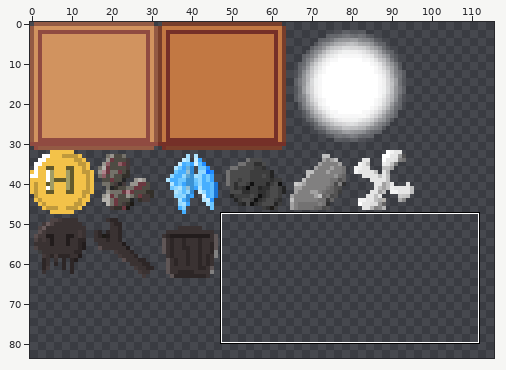
Sprite sheet: assets/ui.png. The picture above shows the old version from afar; the outline marks the close-up.
Close-up. Earlier state:
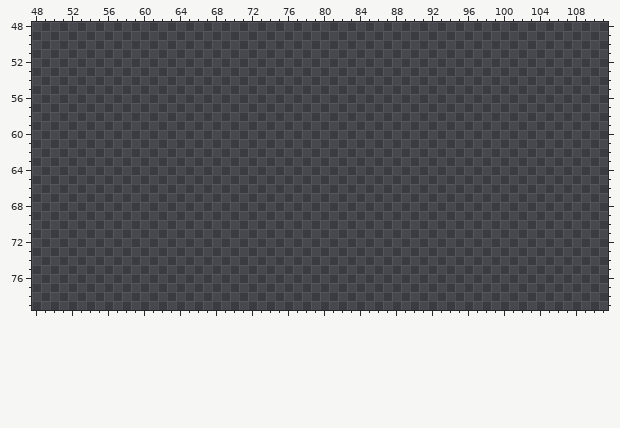
The file is 160x160 pixels. Pixels under 10% opacity are left out. Colours within 5 levels of each other are drawn and written as one. Shown: x 48..111, y 48..79. The wide view leaves out empty margins.
Now the later version:
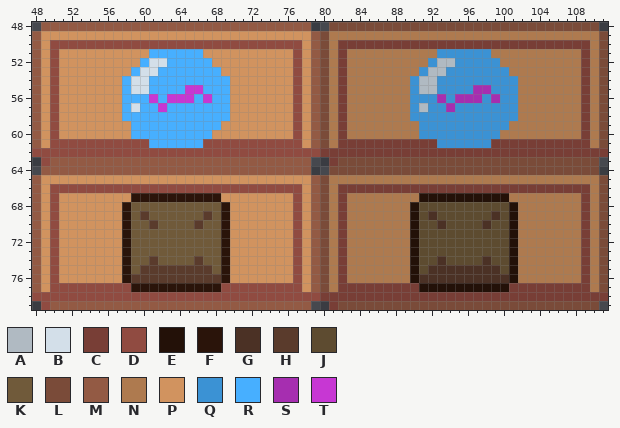
Palette (. is transparent): A #b0bac2  B #d3dfe9  C #783e36  D #904b41  E #231108  F #2a140a  G #4b3125  H #5a3b2c  J #5d4b30  K #705a3a  L #7a4b39  M #935a44  N #ae7a4f  P #d1935f  Q #3b92d4  R #47afff  S #a62eb0  T #c737d3
What changed:
Changed rows in their new state; - is an unchanged pixel.
first column x 48:
48 -MMMMMMMMMMMMMMMMMMMMMMMMMMMMMM--LLLLLLLLLLLLLLLLLLLLLLLLLLLLLL-
49 MPPPPPPPPPPPPPPPPPPPPPPPPPPPPPPMLNNNNNNNNNNNNNNNNNNNNNNNNNNNNNNL
50 MPDDDDDDDDDDDDDDDDDDDDDDDDDDDDPMLNCCCCCCCCCCCCCCCCCCCCCCCCCCCCNL
51 MPDPPPPPPPPPPRRRRRRPPPPPPPPPPDPMLNCNNNNNNNNNNQQQQQQNNNNNNNNNNCNL
52 MPDPPPPPPPPPRBBRRRRRPPPPPPPPPDPMLNCNNNNNNNNNQAAQQQQQNNNNNNNNNCNL
53 MPDPPPPPPPPRBBRRRRRRRPPPPPPPPDPMLNCNNNNNNNNQAAQQQQQQQNNNNNNNNCNL
54 MPDPPPPPPPRBBRRRRRRRRRPPPPPPPDPMLNCNNNNNNNQAAQQQQQQQQQNNNNNNNCNL
55 MPDPPPPPPPRBBRRRRTTRRRPPPPPPPDPMLNCNNNNNNNQAAQQQQSSQQQNNNNNNNCNL
56 MPDPPPPPPPRRRTRTTTRTRRPPPPPPPDPMLNCNNNNNNNQQQSQSSSQSQQNNNNNNNCNL
57 MPDPPPPPPPRBRRTRRRRRRRPPPPPPPDPMLNCNNNNNNNQAQQSQQQQQQQNNNNNNNCNL
58 MPDPPPPPPPRRRRRRRRRRRRPPPPPPPDPMLNCNNNNNNNQQQQQQQQQQQQNNNNNNNCNL
59 MPDPPPPPPPPRRRRRRRRRRPPPPPPPPDPMLNCNNNNNNNNQQQQQQQQQQNNNNNNNNCNL
60 MPDPPPPPPPPRRRRRRRRRPPPPPPPPPDPMLNCNNNNNNNNQQQQQQQQQNNNNNNNNNCNL
61 MPDDDDDDDDDDDRRRRRRDDDDDDDDDDDPMLNCCCCCCCCCCCQQQQQQCCCCCCCCCCCNL
62 DDDDDDDDDDDDDDDDDDDDDDDDDDDDDDDDCCCCCCCCCCCCCCCCCCCCCCCCCCCCCCCC
63 -DMMMMMMMMMMMMMMMMMMMMMMMMMMMMM--CLLLLLLLLLLLLLLLLLLLLLLLLLLLLL-
64 -MMMMMMMMMMMMMMMMMMMMMMMMMMMMMM--LLLLLLLLLLLLLLLLLLLLLLLLLLLLLL-
65 MPPPPPPPPPPPPPPPPPPPPPPPPPPPPPPMLNNNNNNNNNNNNNNNNNNNNNNNNNNNNNNL
66 MPDDDDDDDDDDDDDDDDDDDDDDDDDDDDPMLNCCCCCCCCCCCCCCCCCCCCCCCCCCCCNL
67 MPDPPPPPPPPFFFFFFFFFFPPPPPPPPDPMLNCNNNNNNNNEEEEEEEEEENNNNNNNNCNL
68 MPDPPPPPPPFKKKKKKKKKKFPPPPPPPDPMLNCNNNNNNNEJJJJJJJJJJENNNNNNNCNL
69 MPDPPPPPPPFKHKKKKKKHKFPPPPPPPDPMLNCNNNNNNNEJGJJJJJJGJENNNNNNNCNL
70 MPDPPPPPPPFKKHKKKKHKKFPPPPPPPDPMLNCNNNNNNNEJJGJJJJGJJENNNNNNNCNL
71 MPDPPPPPPPFKKKKKKKKKKFPPPPPPPDPMLNCNNNNNNNEJJJJJJJJJJENNNNNNNCNL
72 MPDPPPPPPPFKKKKKKKKKKFPPPPPPPDPMLNCNNNNNNNEJJJJJJJJJJENNNNNNNCNL
73 MPDPPPPPPPFKKKKKKKKKKFPPPPPPPDPMLNCNNNNNNNEJJJJJJJJJJENNNNNNNCNL
74 MPDPPPPPPPFKKHKKKKHKKFPPPPPPPDPMLNCNNNNNNNEJJGJJJJGJJENNNNNNNCNL
75 MPDPPPPPPPFKHHHHHHHHKFPPPPPPPDPMLNCNNNNNNNEJGGGGGGGGJENNNNNNNCNL
76 MPDPPPPPPPFHHHHHHHHHHFPPPPPPPDPMLNCNNNNNNNEGGGGGGGGGGENNNNNNNCNL
77 MPDDDDDDDDDFFFFFFFFFFDDDDDDDDDPMLNCCCCCCCCCEEEEEEEEEECCCCCCCCCNL
78 DDDDDDDDDDDDDDDDDDDDDDDDDDDDDDDDCCCCCCCCCCCCCCCCCCCCCCCCCCCCCCCC
79 -DMMMMMMMMMMMMMMMMMMMMMMMMMMMMM--CLLLLLLLLLLLLLLLLLLLLLLLLLLLLL-
